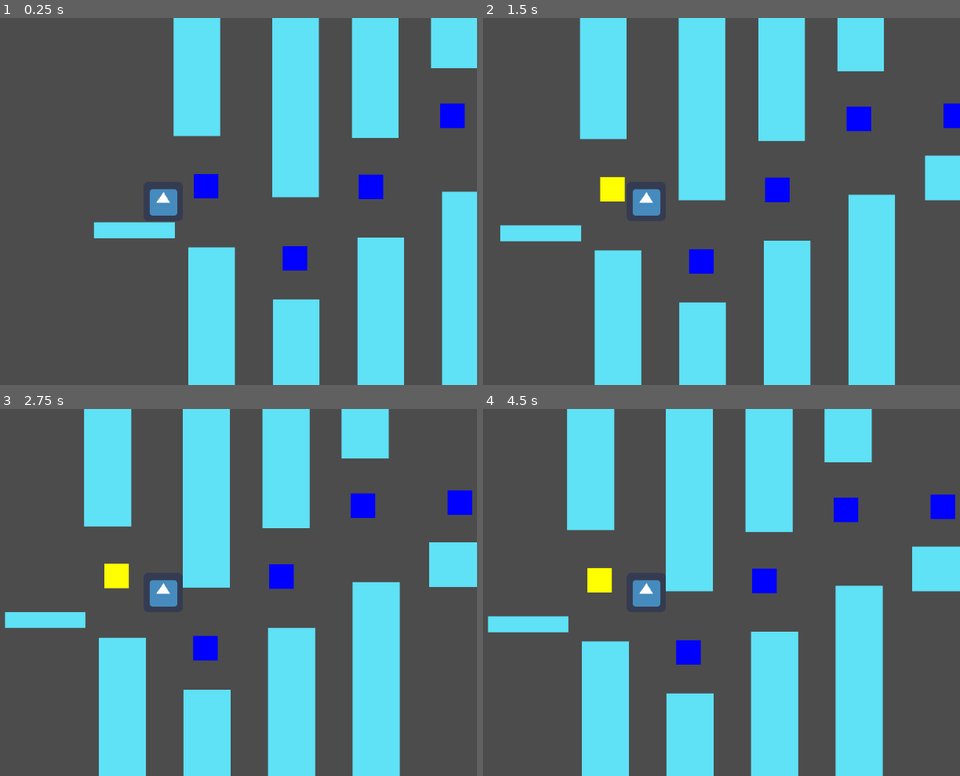
Above: before the commit, frames 1-4 (two rows, left to right).
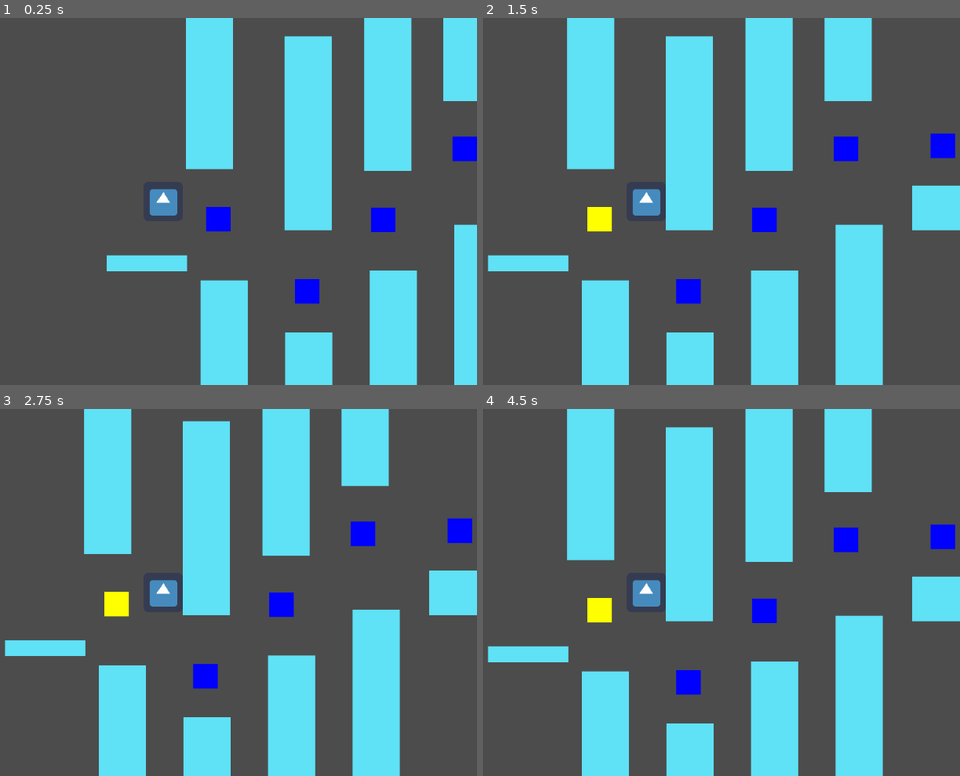
Above: after the commit, the same moments.

Repository: HelenaSB8/jioc-helen
Game: Godot game, scene res://Joc.tscn
Two runs of this game, one before a commit and one after it. Both use one fixed random seed, a clock stepped at 60 frames per second and the inputs below. The engine's default icon, where the game draws it, is replaced by a stand-in: a white triangle on a blue panel in a dark square.
Inputs:
- Up to frame 1 (0.25 s): no input
- Up to frame 2 (1.5 s): tap Down (ves_baix) at 0.6 s; tap Up (ves_dalt) at 1.35 s
- Up to frame 3 (2.75 s): tap Enter at 2 s; tap Down (ves_baix) at 2.1 s
- Up to frame 4 (4.5 s): tap Space at 2.75, 4.25 s; tap Up (ves_dalt) at 2.85, 4.35 s; tap Enter at 3.5 s; tap Down (ves_baix) at 3.6 s

The runs differ from the first frame. In frame 1, 23% of the frame differs, in the area x 19-100%, y 0-100%; in frame 2, 27%, in the area x 0-100%, y 0-100%; in frame 3, 13%; in frame 4, 14%.
Error before the commit: Parse Error: Unexpected token: Identifier:StaticBody2D

Commit message:
canvi posició i velo
canvi posicions i velocitat

Diff:
--- /dev/null
+++ b/Joc.gd
@@ -0,0 +1,16 @@
+extends Node2D
+
+
+# Declare member variables here. Examples:
+# var a = 2
+# var b = "text"
+
+
+# Called when the node enters the scene tree for the first time.
+func _ready():
+	pass # Replace with function body.
+
+
+# Called every frame. 'delta' is the elapsed time since the previous frame.
+#func _process(delta):
+#	pass
--- a/Joc.tscn
+++ b/Joc.tscn
@@ -1,11 +1,14 @@
-[gd_scene load_steps=5 format=2]
+[gd_scene load_steps=6 format=2]
 
 [ext_resource path="res://Personatge.tscn" type="PackedScene" id=1]
 [ext_resource path="res://obstacle.tscn" type="PackedScene" id=2]
 [ext_resource path="res://money.tscn" type="PackedScene" id=3]
+[ext_resource path="res://Joc.gd" type="Script" id=4]
 
 [sub_resource type="GDScript" id=1]
-script/source = "StaticBody2D
+script/source = "extends Node2D
+
+#StaticBody2D
 
 # Declare member variables here. Examples:
 # var a = 2
@@ -14,8 +17,10 @@
 "
 
 [node name="joc" type="Node2D"]
+script = ExtResource( 4 )
 
 [node name="Personatge" parent="." instance=ExtResource( 1 )]
+position = Vector2( -33, -54 )
 
 [node name="Camera2D" type="Camera2D" parent="Personatge"]
 rotating = true
@@ -58,10 +63,61 @@
 position = Vector2( 674, -44 )
 scale = Vector2( 6.88288, 0.804689 )
 
+[node name="StaticBody2D20" parent="." instance=ExtResource( 2 )]
+position = Vector2( 2320, -217 )
+scale = Vector2( 6.88288, 0.804689 )
+
+[node name="StaticBody2D21" parent="." instance=ExtResource( 2 )]
+position = Vector2( 2115, -29 )
+scale = Vector2( 6.88288, 0.804689 )
+
+[node name="StaticBody2D22" parent="." instance=ExtResource( 2 )]
+position = Vector2( 1883, -167 )
+scale = Vector2( 6.88288, 0.804689 )
+
 [node name="StaticBody2D10" parent="." instance=ExtResource( 2 )]
 position = Vector2( 751, -300 )
 scale = Vector2( 1.39132, 2.10961 )
 
+[node name="StaticBody2D23" parent="." instance=ExtResource( 2 )]
+position = Vector2( 1089, -208 )
+rotation = 1.96699
+scale = Vector2( 1.39132, 2.10961 )
+
+[node name="StaticBody2D24" parent="." instance=ExtResource( 2 )]
+position = Vector2( 1881, -469 )
+rotation = 1.96699
+scale = Vector2( 1.39132, 2.10961 )
+
+[node name="StaticBody2D26" parent="." instance=ExtResource( 2 )]
+position = Vector2( 2561, -459 )
+rotation = 1.5708
+scale = Vector2( 1.39132, 2.10961 )
+
+[node name="StaticBody2D27" parent="." instance=ExtResource( 2 )]
+position = Vector2( 2563, -294 )
+rotation = 1.5708
+scale = Vector2( 1.39132, 2.10961 )
+
+[node name="StaticBody2D28" parent="." instance=ExtResource( 2 )]
+position = Vector2( 2868, -397 )
+rotation = 1.5708
+scale = Vector2( 1.39132, 2.10961 )
+
+[node name="StaticBody2D29" parent="." instance=ExtResource( 2 )]
+position = Vector2( 2876, -253 )
+rotation = 1.5708
+scale = Vector2( 1.39132, 2.10961 )
+
+[node name="StaticBody2D30" parent="." instance=ExtResource( 2 )]
+position = Vector2( 3170, -313 )
+rotation = 1.5708
+scale = Vector2( 1.39132, 2.10961 )
+
+[node name="StaticBody2D25" parent="." instance=ExtResource( 2 )]
+position = Vector2( 2156, -472 )
+scale = Vector2( 1.39132, 2.10961 )
+
 [node name="StaticBody2D11" parent="." instance=ExtResource( 2 )]
 position = Vector2( 881, -95 )
 scale = Vector2( 6.88288, 0.804689 )
@@ -72,6 +128,26 @@
 
 [node name="StaticBody2D13" parent="." instance=ExtResource( 2 )]
 position = Vector2( 1285, -377 )
+scale = Vector2( 3.83026, 3.48097 )
+
+[node name="StaticBody2D15" parent="." instance=ExtResource( 2 )]
+position = Vector2( 1285, -377 )
+scale = Vector2( 3.83026, 3.48097 )
+
+[node name="StaticBody2D16" parent="." instance=ExtResource( 2 )]
+position = Vector2( 1657, 80 )
+scale = Vector2( 3.83026, 3.48097 )
+
+[node name="StaticBody2D17" parent="." instance=ExtResource( 2 )]
+position = Vector2( 1482, 142 )
+scale = Vector2( 3.83026, 3.48097 )
+
+[node name="StaticBody2D18" parent="." instance=ExtResource( 2 )]
+position = Vector2( 1478, -343 )
+scale = Vector2( 3.83026, 3.48097 )
+
+[node name="StaticBody2D19" parent="." instance=ExtResource( 2 )]
+position = Vector2( 1646, -403 )
 scale = Vector2( 3.83026, 3.48097 )
 
 [node name="StaticBody2D14" parent="." instance=ExtResource( 2 )]
@@ -84,6 +160,30 @@
 [node name="Area2D4" parent="." instance=ExtResource( 3 )]
 position = Vector2( 1283, -134 )
 
+[node name="Area2D10" parent="." instance=ExtResource( 3 )]
+position = Vector2( 1853, -354 )
+
+[node name="Area2D13" parent="." instance=ExtResource( 3 )]
+position = Vector2( 2298, -351 )
+
+[node name="Area2D15" parent="." instance=ExtResource( 3 )]
+position = Vector2( 2552, -378 )
+
+[node name="Area2D16" parent="." instance=ExtResource( 3 )]
+position = Vector2( 2868, -320 )
+
+[node name="Area2D17" parent="." instance=ExtResource( 3 )]
+position = Vector2( 3172, -401 )
+
+[node name="Area2D14" parent="." instance=ExtResource( 3 )]
+position = Vector2( 2087, -198 )
+
+[node name="Area2D11" parent="." instance=ExtResource( 3 )]
+position = Vector2( 1640, -171 )
+
+[node name="Area2D12" parent="." instance=ExtResource( 3 )]
+position = Vector2( 1475, -93 )
+
 [node name="Area2D5" parent="." instance=ExtResource( 3 )]
 position = Vector2( 1090, -50 )
 
--- a/Personatge.gd
+++ b/Personatge.gd
@@ -1,6 +1,6 @@
 extends KinematicBody2D
 
-var velocitat := 100
+var velocitat := 150
 var moviment := Vector2.ZERO
 var gravetat := Vector2.DOWN * 100
 var salt := Vector2.UP * 150
